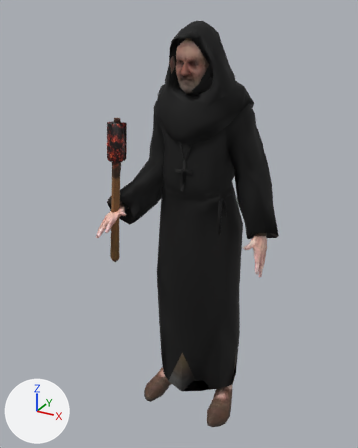
The glTF model models/fanatic.glb, before and after one commit.
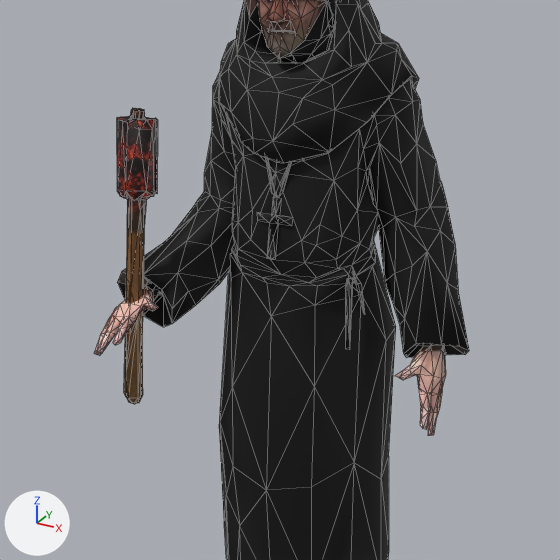
There are two pictures of each version: one whole from a 50 mm camera at (0.883, -1.734, 1.85) aimed at (-0.065, -0.011, 0.989), one close up on the part from 14% to 90% of the width and 14% to 75% of the height. Every picture has the same lights, and +X, +Y and +Z are marked at lower left. The first two pictures are the older version. The close-ups show mesh edges as thin lines. Vertices at exactly the same position are counted once.

Objects in the first close-up: 'fanatic'.
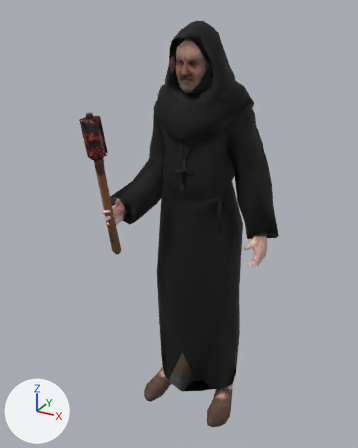
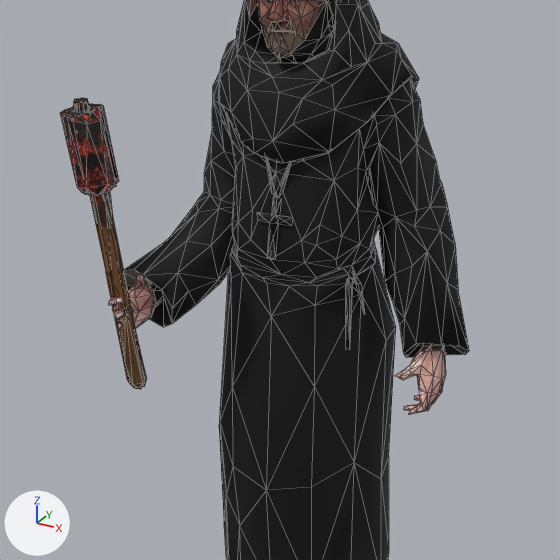
The newer file is also turned or shifted as a whole; pictures and numbers use the older file's frame.

Edits to the bpy script that builds the scene:
```text
Change me_material1_001:
    used by ob_fanatic; location = (0.0, 0.0, 0.0)
    remove me_material1_001.from_pydata(...)  # 1112 vertices, 1999 faces; spans x -0.36..0.36, y -0.28..0.28, z 0.0..1.8
    add me_material1_001.from_pydata(...)  # 1112 vertices, 1999 faces; spans x -0.36..0.36, y -0.32..0.28, z 0.0..1.8
    me_material1_001 part 1: the loose piece of 78 vertices spanning x -0.32..-0.24, y -0.19..-0.1, z 1.27..1.43 is multiplied about its middle by the matrix ((0.995, -0.088, -0.053), (0.073, 0.97, -0.233), (0.071, 0.228, 0.971)), then moved by (-0.01, -0.13, 0.04)
    me_material1_001 part 2: the loose piece of 86 vertices spanning x -0.31..-0.26, y -0.2..-0.12, z 0.83..1.45 is multiplied about its middle by the matrix ((0.995, -0.088, -0.053), (0.073, 0.97, -0.233), (0.071, 0.228, 0.971)), then moved by (0.01, -0.08, 0.05)
    me_material1_001 part 3: the loose piece of 10 vertices spanning x -0.29..-0.26, y -0.14..-0.12, z 1.44..1.45 is moved by (-0.01, -0.15, 0.04)
    me_material1_001 part 4: 92 of 1112 vertices moved; they spanned x -0.34..-0.21, y -0.28..-0.06, z 0.96..1.09 and now span x -0.3..-0.24, y -0.25..-0.07, z 1.0..1.14; mean shift (0.02, 0.0, 0.03); largest move (-0.3, -0.28, 0.99) -> (-0.25, -0.21, 1.06)
    me_material1_001 part 5: 37 of 1112 vertices moved; they spanned x 0.28..0.32, y -0.05..0.08, z 0.82..0.89 and now span x 0.25..0.3, y -0.02..0.08, z 0.86..0.9; mean shift (-0.02, 0.01, 0.02); largest move (0.32, 0.0, 0.83) -> (0.25, 0.01, 0.86)
    other edits to the shape of me_material1_001 do not show in these pictures
```

Changed parts and their boxes [x1, y1, x2, y2] in the close-ups (560 x 560 px; the box of a moved part takes in the faces that stretch with it):
'fanatic', reshaped
    before: [94, 0, 469, 560]
    after: [60, 0, 469, 560]
part 1 of me_material1_001, moved or reshaped
    before: [117, 115, 158, 201]
    after: [60, 104, 119, 196]
part 2 of me_material1_001, moved or reshaped
    before: [124, 108, 146, 404]
    after: [74, 99, 146, 389]
part 3 of me_material1_001, moved or reshaped
    before: [132, 108, 143, 111]
    after: [74, 98, 87, 103]
part 4 of me_material1_001, moved or reshaped
    before: [94, 282, 161, 356]
    after: [109, 273, 164, 330]
part 5 of me_material1_001, moved or reshaped
    before: [420, 389, 442, 435]
    after: [404, 389, 442, 415]
